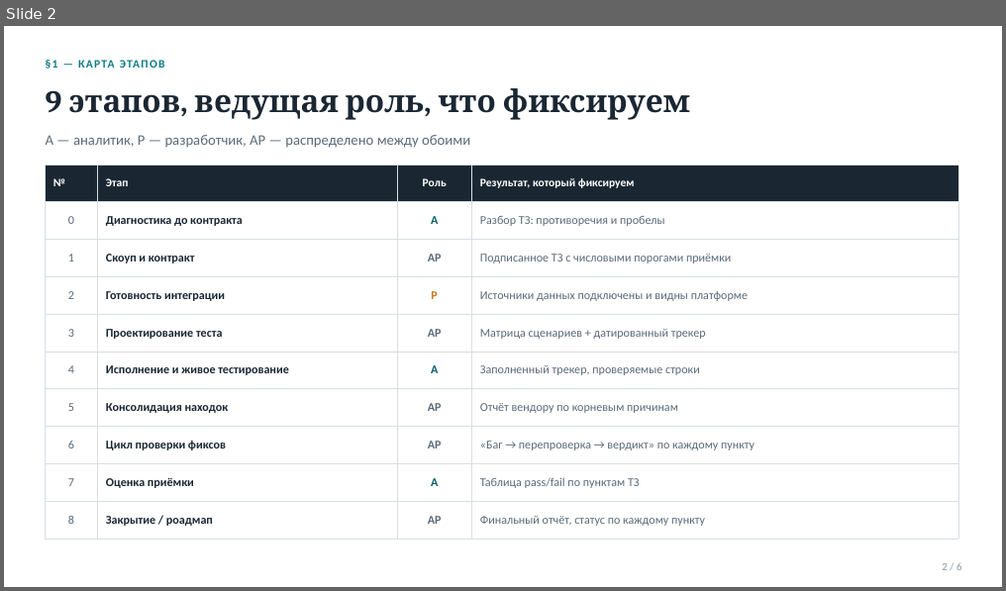
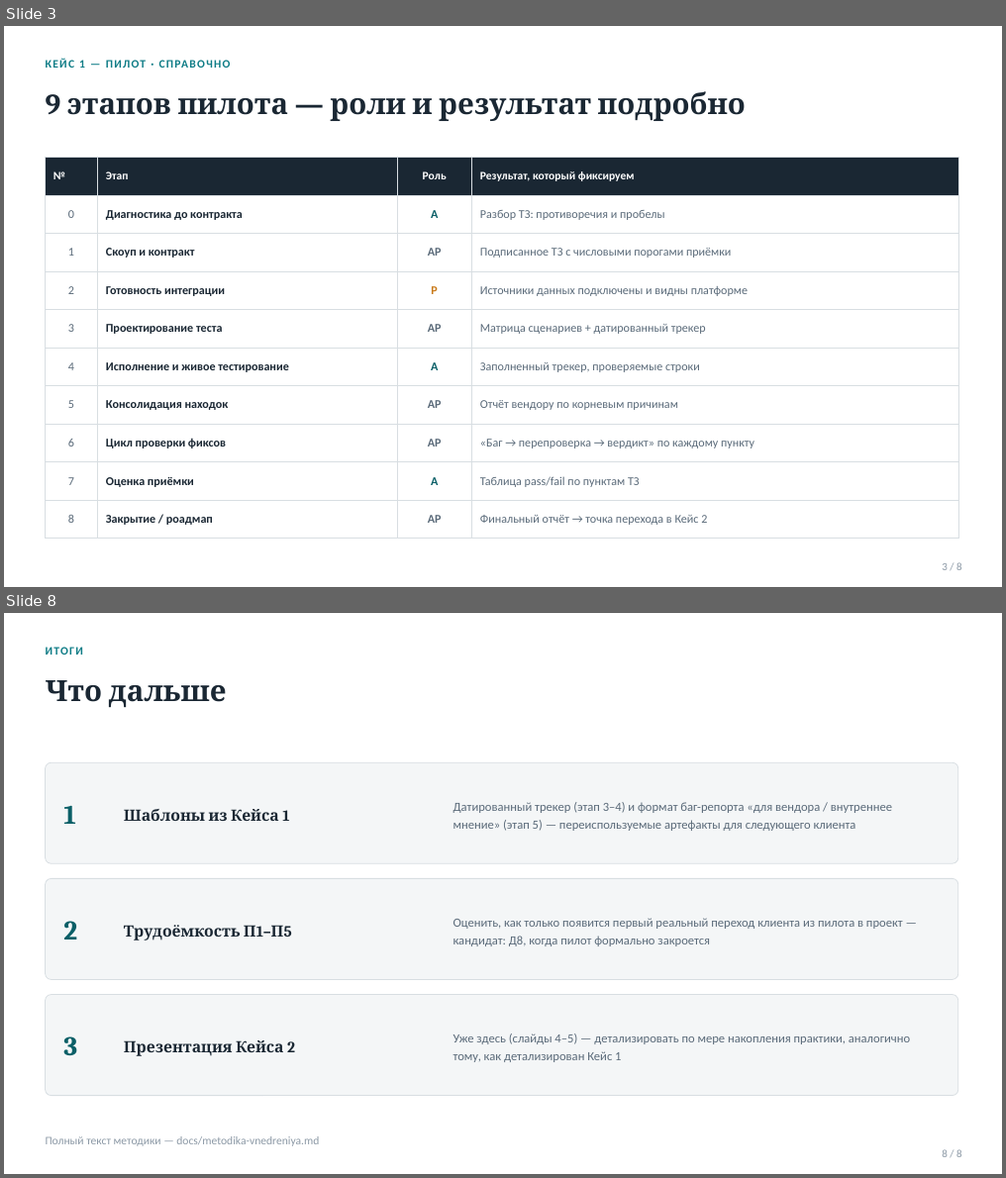
Before and after one commit to vladilslavandrosov-prog/job-RAG, a slide deck: docs/presentations/metodika-vnedreniya-promezhutochnyi-srez.pptx. Shown one above the other, each under a label of ours: slide 2 before the commit, slides 3 and 8 after it; the slides between them are not shown. The pictures are 1006x591 and 1006x1178 pixels, drawn with LibreOffice and Linux fonts; fonts in the diff are those of the drawing. Boxes give left, top, right and bottom in pixels: in the first picture for what was removed or moved away, otherwise in the second. Text is boxed around its words. In the diff, an @@ line names an element or a change of style, - is before the commit and + after.

```diff
--- a/docs/presentations/metodika-vnedreniya-promezhutochnyi-srez.pptx
+++ b/docs/presentations/metodika-vnedreniya-promezhutochnyi-srez.pptx
@@ slide 8 added at <box>4,613,1002,1174</box>, background #FFFFFF @@
@@ text added at <box>46,639,958,662</box>, 11 pt, text #0E7C86, bold @@
+ИТОГИ
@@ text added at <box>46,680,227,707</box>, 28 pt, text #1A2733, bold @@
+Что дальше
@@ rounded rectangle added at <box>46,762,958,863</box>, fill #F4F6F7, outline #D8DEE2 0.75 pt @@
@@ text added at <box>63,805,76,824</box>, 26 pt, text #0A5F67, bold @@
+1
@@ text added at <box>124,809,289,821</box>, 15 pt, text #1A2733, bold @@
+Шаблоны из Кейса 1
@@ text added at <box>453,802,892,831</box>, 12 pt, text #5B6B7A @@
+Датированный трекер (этап 3–4) и формат баг-репорта «для вендора / внутреннее мнение» (этап 5) — переиспользуемые артефакты для следующего клиента
@@ rounded rectangle added at <box>46,878,958,980</box>, fill #F4F6F7, outline #D8DEE2 0.75 pt @@
@@ text added at <box>63,921,77,940</box>, 26 pt, text #0A5F67, bold @@
+2
@@ text added at <box>124,925,241,941</box>, 15 pt, text #1A2733, bold @@
+Трудоёмкость П1–П5
@@ text added at <box>453,918,903,947</box>, 12 pt, text #5B6B7A @@
+Оценить, как только появится первый реальный переход клиента из пилота в проект — кандидат: Д8, когда пилот формально закроется
@@ rounded rectangle added at <box>46,995,958,1096</box>, fill #F4F6F7, outline #D8DEE2 0.75 pt @@
@@ text added at <box>63,1037,77,1057</box>, 26 pt, text #0A5F67, bold @@
+3
@@ text added at <box>124,1041,295,1057</box>, 15 pt, text #1A2733, bold @@
+Презентация Кейса 2
@@ text added at <box>453,1034,910,1062</box>, 12 pt, text #5B6B7A @@
+Уже здесь (слайды 4–5) — детализировать по мере накопления практики, аналогично тому, как детализирован Кейс 1
@@ text added at <box>46,1137,319,1147</box>, 11 pt, text #8C99A6 @@
+Полный текст методики — docs/metodika-vnedreniya.md
@@ text added at <box>942,1150,962,1157</box>, 10.5 pt, text #8C99A6 @@
+8 / 8
@@ what was slide 2 is now slide 3 @@
@@ slide 3 changed as well @@
@@ text at <box>79,60,85,68</box>: text changed @@
-§1 — КАРТА ЭТАПОВ
+КЕЙС 1 — ПИЛОТ · СПРАВОЧНО
@@ text at <box>46,91,746,121</box>: text changed; size 30 to 28 pt @@
-9 этапов, ведущая роль, что фиксируем
+9 этапов пилота — роли и результат подробно
@@ text removed at <box>46,135,470,148</box> @@
-А — аналитик, Р — разработчик, АР — распределено между обоими
@@ table at <box>46,157,958,539</box> @@
-row 10, column 4: Финальный отчёт, статус по каждому пункту
+row 10, column 4: Финальный отчёт → точка перехода в Кейс 2
@@ table: place and size @@
-table at <box>46,165,958,539</box>
+table at <box>46,157,958,539</box>
```
Also in this commit, not shown: 2 other slides changed, 4 other slides added, 3 slides removed, 1 other file.
